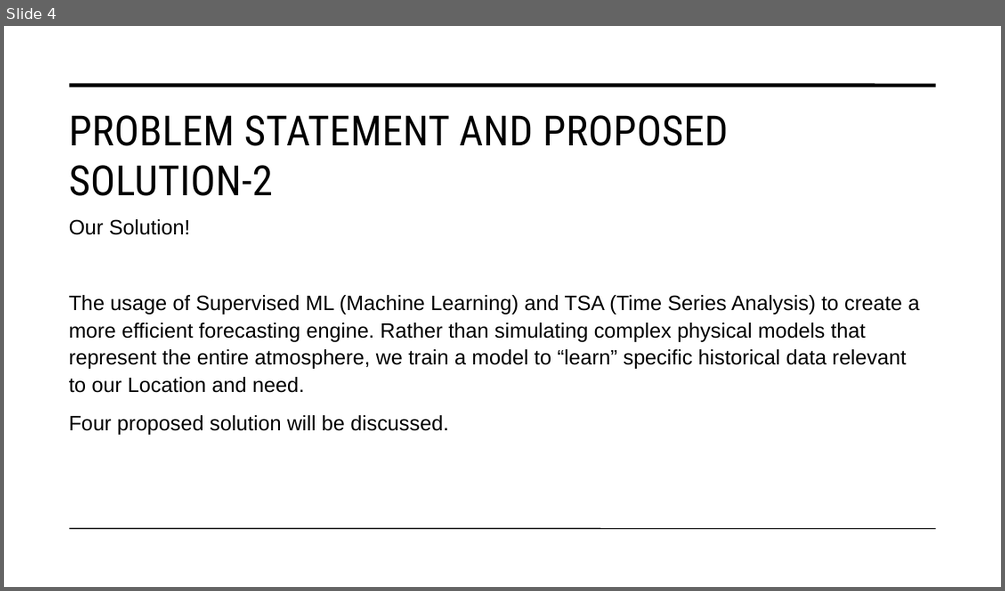
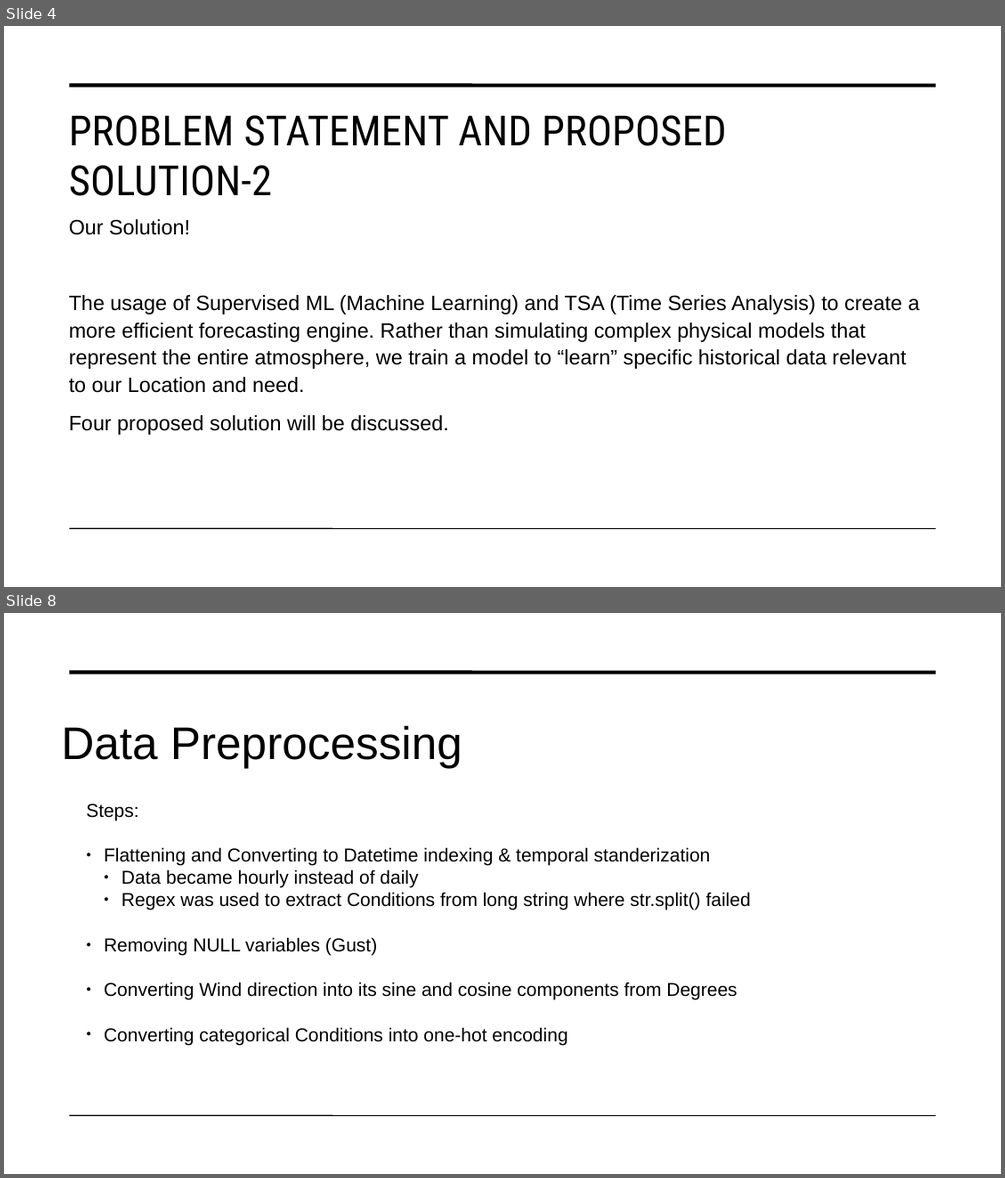
Before and after one commit to Basel-Aldwairi/Temperature_TSA, a slide deck: Report/Machine Learning Methods for Weather Forecasting.pptx. Shown one above the other, each under a label of ours: slide 4 before the commit, slides 4 and 8 after it; the slides between them are not shown. The pictures are 1005x591 and 1005x1178 pixels, drawn with LibreOffice and Linux fonts; fonts in the diff are those of the drawing. Boxes give left, top, right and bottom in pixels: in the first picture for what was removed or moved away, otherwise in the second. Text is boxed around its words. In the diff, an @@ line names an element or a change of style, - is before the commit and + after.

```diff
--- a/Report/Machine Learning Methods for Weather Forecasting.pptx
+++ b/Report/Machine Learning Methods for Weather Forecasting.pptx
@@ slide 8 added at (4,613,1001,1174), background #FFFFFF; not listed: 2 template elements that a slide beside it also shows @@
@@ title added at (61,725,462,768), 44 pt, text #000000 @@
+Data Preprocessing
@@ text added at (86,803,751,1045), 18 pt, text #000000 @@
+Steps:
+● Flattening and Converting to Datetime indexing & temporal standerization
+  ● Data became hourly instead of daily
+  ● Regex was used to extract Conditions from long string where str.split() failed
+● Removing NULL variables (Gust)
+● Converting Wind direction into its sine and cosine components from Degrees
+● Converting categorical Conditions into one-hot encoding
@@ slide 4 changed as well @@
@@ title "PROBLEM STATEMENT AND PROPOSED SOLUTION-2" at (69,115,727,196): letter spacing 0.3 to 0.2 pt @@
```
Also in this commit, not shown: 9 other slides changed, 8 other slides added, 3 slides removed, 4 other files.
